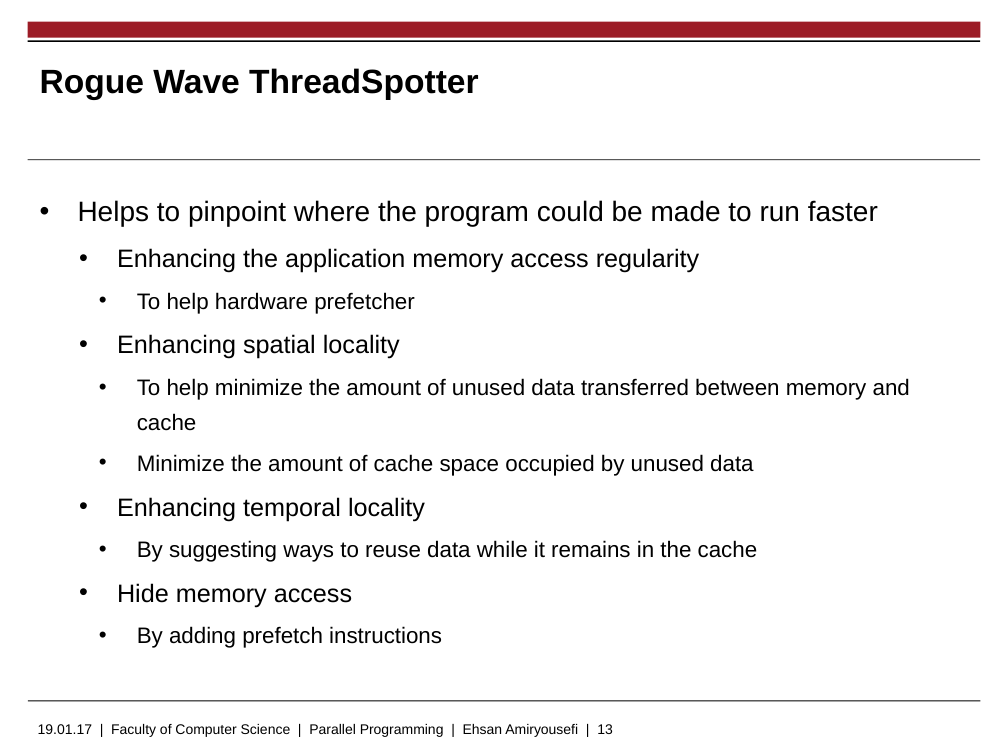
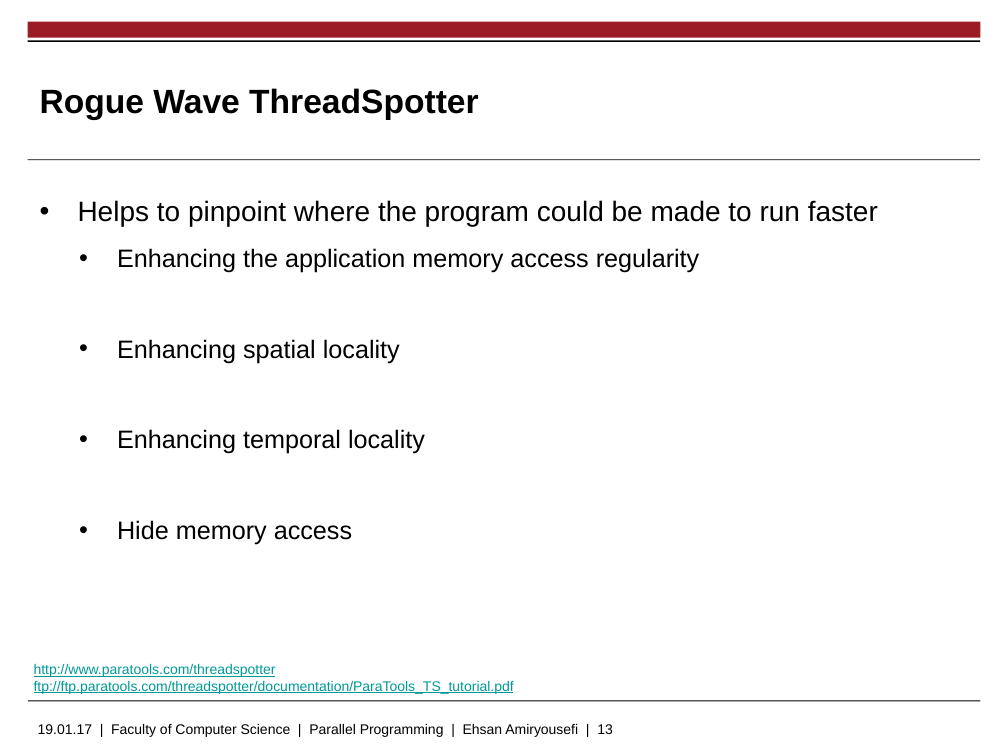
Before and after one commit to EhsanAmiryousefi/MasterThesis, a slide deck: slide 13 of Presentations/Proposal.pptx. Drawn at 1008x756 pixels with LibreOffice and Linux fonts; fonts in the diff are those of the drawing; background and template pictures are left out. Boxes give left, top, right and bottom in pixels: in the first picture for what was removed or moved away, otherwise in the second. Text is boxed around its words. In the diff, an @@ line names an element or a change of style, - is before the commit and + after.

```diff
--- a/Presentations/Proposal.pptx
+++ b/Presentations/Proposal.pptx
@@ title "Rogue Wave ThreadSpotter": place and size @@
-title "Rogue Wave ThreadSpotter" at box(40, 68, 479, 100)
+title "Rogue Wave ThreadSpotter" at box(40, 88, 479, 120)
@@ text at box(137, 292, 415, 314): paragraph removed @@
-      • To help hardware prefetcher
@@ text at box(137, 378, 910, 476): paragraphs removed @@
-      • To help minimize the amount of unused data transferred between memory and cache
-      • Minimize the amount of cache space occupied by unused data
@@ text at box(137, 540, 758, 562): paragraph removed @@
-      • By suggesting ways to reuse data while it remains in the cache
@@ text at box(137, 626, 442, 648): paragraph removed @@
-      • By adding prefetch instructions
@@ text added at box(34, 664, 514, 694), 10 pt, text #009999, underline @@
+http://www.paratools.com/threadspotter
+ftp://ftp.paratools.com/threadspotter/documentation/ParaTools_TS_tutorial.pdf
```
Also in this commit, not shown: 9 other slides changed, 1 slide removed.
